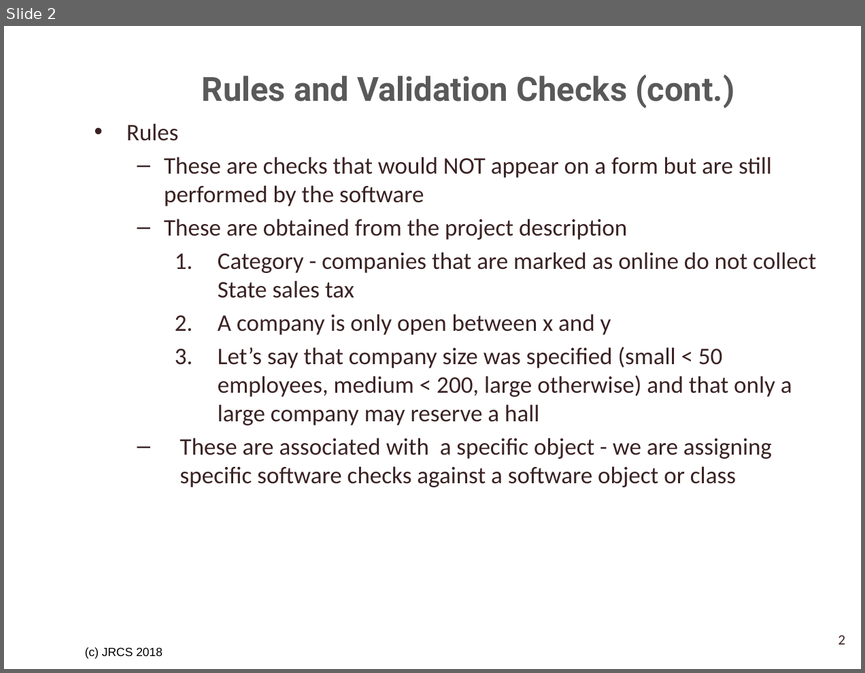
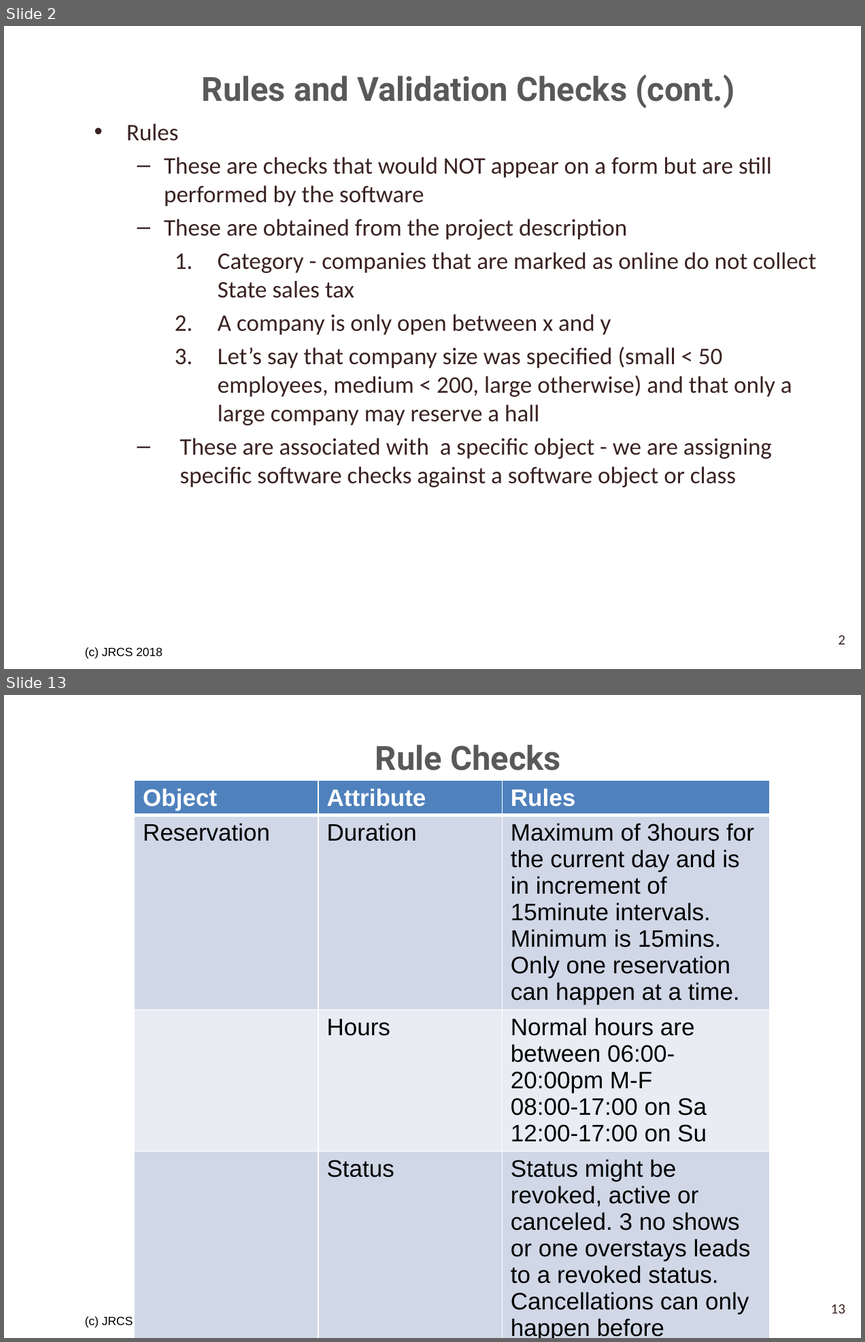
Before and after one commit to SrihariShastry/UTA_Parking, a slide deck: Project_Analysis_Team_3/Validation Checks and Rules Tables.pptx. Shown one above the other, each under a label of ours: slide 2 before the commit, slides 2 and 13 after it; the slides between them are not shown. The pictures are 865x673 and 865x1342 pixels, drawn with LibreOffice and Linux fonts; fonts in the diff are those of the drawing; background and template pictures are left out. Boxes give left, top, right and bottom in pixels: in the first picture for what was removed or moved away, otherwise in the second. Text is boxed around its words. In the diff, an @@ line names an element or a change of style, - is before the commit and + after.

```diff
--- a/Project_Analysis_Team_3/Validation Checks and Rules Tables.pptx
+++ b/Project_Analysis_Team_3/Validation Checks and Rules Tables.pptx
@@ slide 13 added at bbox=[4, 695, 861, 1338], background picture (left out); not listed: 1 template element that a slide beside it also shows @@
@@ title added at bbox=[375, 745, 561, 770], 28 pt, text #595959, bold @@
+Rule Checks
@@ table added at bbox=[135, 780, 771, 1338], 4 rows, 3 columns @@
+Object | Attribute | Rules
+Reservation | Duration | Maximum of 3hours for the current day and is in increment of 15minute intervals. Minimum is 15mins. Only one reservation can happen at a time.
+ | Hours | Normal hours are between 06:00-20:00pm M-F / 08:00-17:00 on Sa / 12:00-17:00 on Su
+ | Status | Status might be revoked, active or canceled. 3 no shows or one overstays leads to a revoked status. Cancellations can only happen before reservation startime.
@@ page number added at bbox=[831, 1304, 845, 1313], 12 pt, text #3A2222 @@
+13
```
Also in this commit, not shown: 1 slide changed, 12 other slides added, 2 slides removed, 4 other files.
